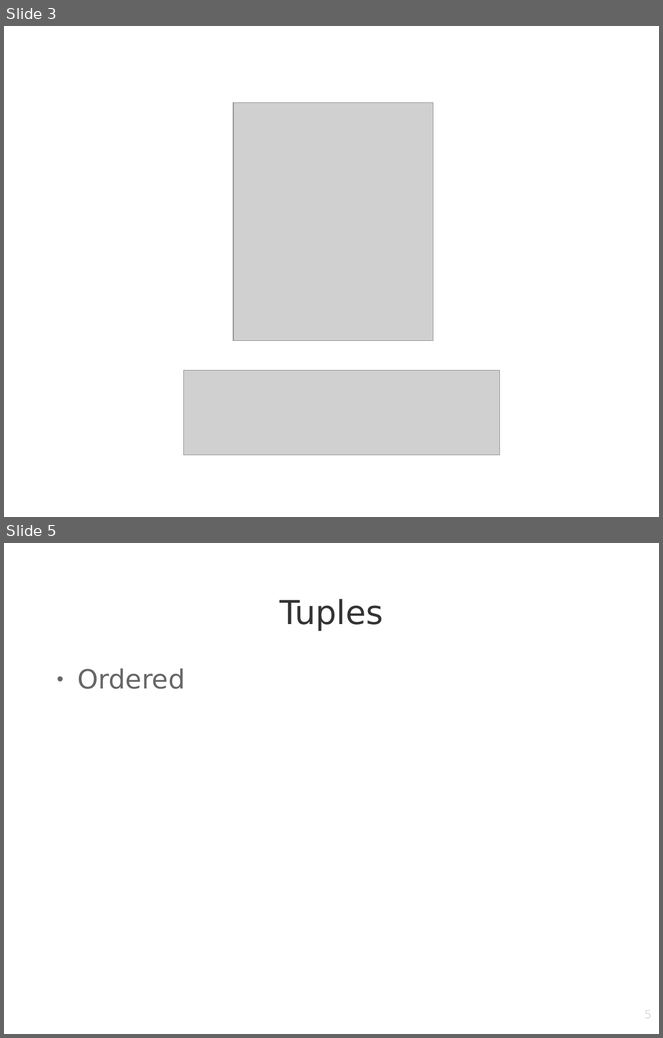
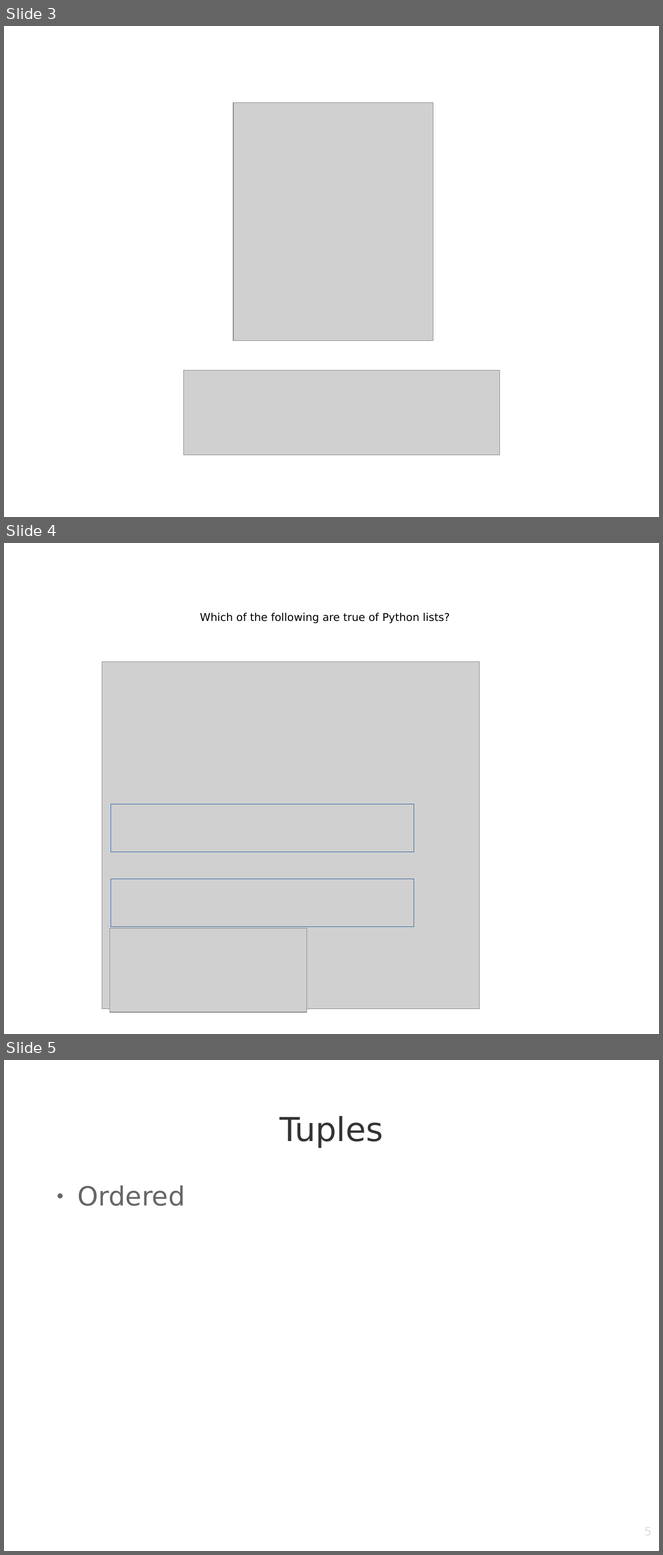
Before and after one commit to PabloMosUU/UssPython, a slide deck: LectureNotes/Module08/08 Data Structures II Presentation.odp. Shown one above the other, each under a label of ours: slides 3 and 5 before the commit, slides 3, 4 and 5 after it; the slides between them are not shown. The pictures are 663x1038 and 663x1555 pixels, drawn with LibreOffice and Linux fonts; fonts in the diff are those of the drawing; grey boxes stand for pictures; background and template pictures are left out. Boxes give left, top, right and bottom in pixels: in the first picture for what was removed or moved away, otherwise in the second. Text is boxed around its words. In the diff, an @@ line names an element or a change of style, - is before the commit and + after.

```diff
--- a/LectureNotes/Module08/08 Data Structures II Presentation.odp
+++ b/LectureNotes/Module08/08 Data Structures II Presentation.odp
@@ slide 4 added at [4, 543, 659, 1034], background #FFFFFF @@
@@ text added at [200, 613, 450, 624], 13 pt, text #000000 @@
+Which of the following are true of Python lists?
@@ picture added at [102, 662, 480, 1009] @@
@@ rectangle added at [111, 805, 414, 852], outline #3465A4 0 pt @@
@@ rectangle added at [111, 879, 414, 927], outline #3465A4 0 pt @@
@@ picture added at [110, 928, 307, 1013] @@
```
Also in this commit, not shown: 2 slides changed, 17 other files.
